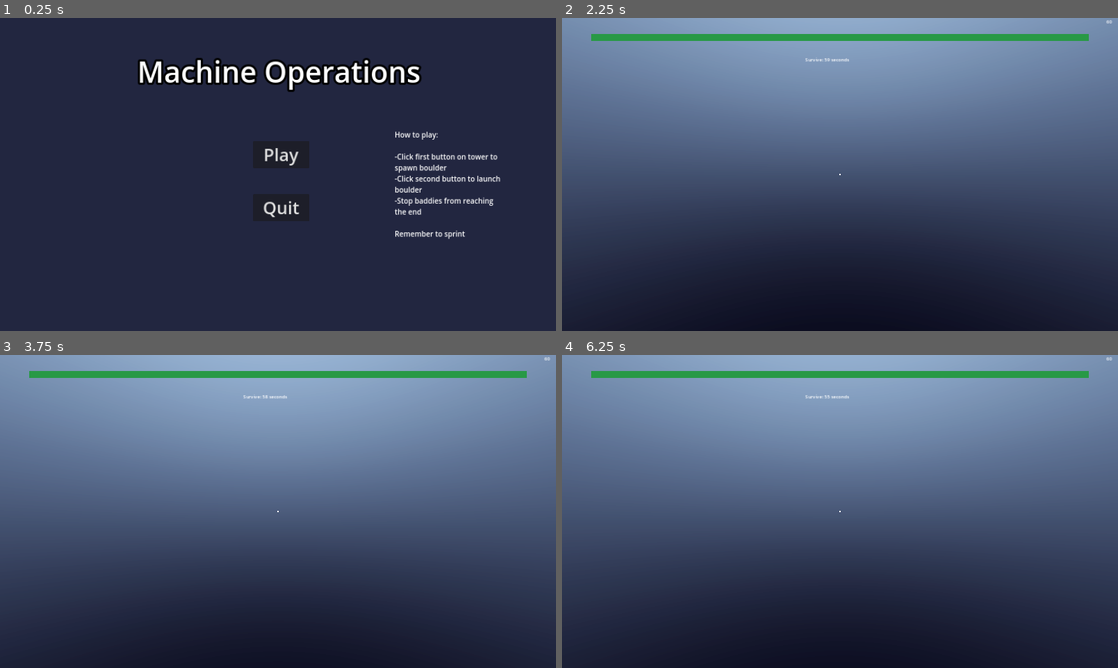
Above: before the commit, frames 1-4 (two rows, left to right).
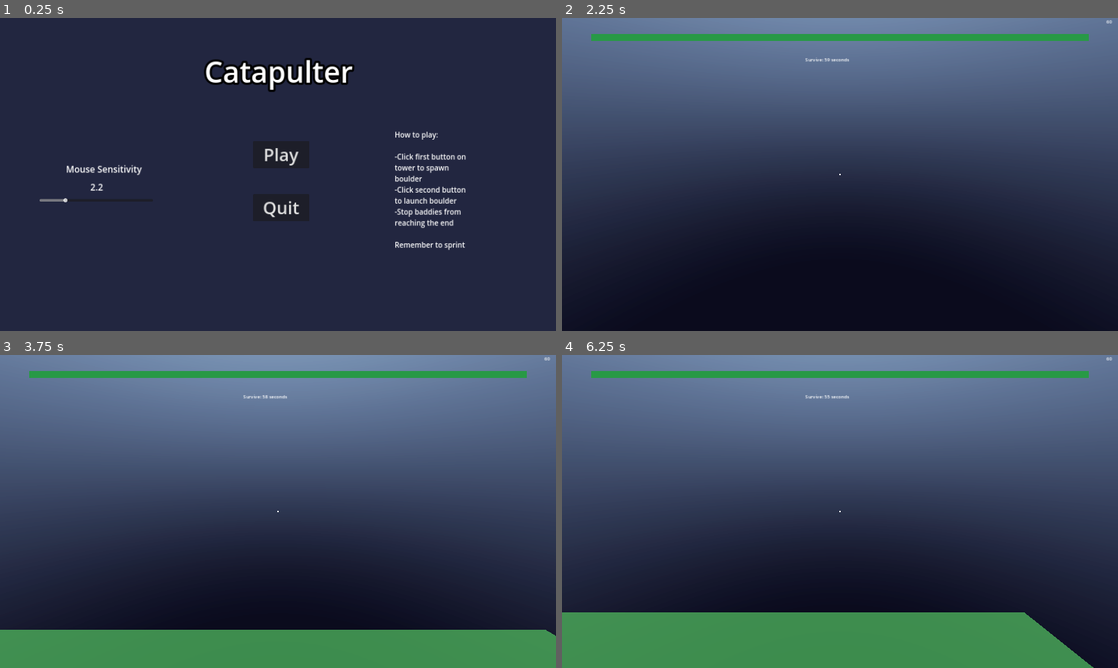
Above: after the commit, the same moments.

Repository: K1aymore/2023-Spring-Jam-BeepBoop
Game: Godot game, scene res://game.tscn
Two runs of this game, one before a commit and one after it. Both use one fixed random seed, a clock stepped at 60 frames per second and the inputs below.
Inputs (mouse positions are in pixels of both pictures, inside the frame that each line leads up to):
- Up to frame 1 (0.25 s): no input
- Up to frame 2 (2.25 s): click "Play" at 0.5 s; click "0" at 1.25 s; tap Enter (ui_accept) at 2 s; move the mouse to (867, 174) at 2.02 s; hold W (forward) from 2.03 s (still down); hold Shift (sprint) from 2.03 s (still down)
- Up to frame 3 (3.75 s): keep holding W (forward); tap Enter (ui_accept) at 2.27, 2.75, 3.02, 3.5 s; move the mouse to (250, 511) at 2.77 s; release Shift (sprint) at 2.78 s; tap Shift (sprint) at 2.85 s; move the mouse to (289, 505) at 3.52 s; hold Shift (sprint) from 3.53 s (still down)
- Up to frame 4 (6.25 s): keep holding W (forward); tap Enter (ui_accept) at 4.25, 4.52, 5.27, 5.75, 6.02 s; move the mouse to (834, 517) at 4.27 s; release Shift (sprint) at 4.28 s; tap Shift (sprint) at 4.35, 5.85 s; move the mouse to (878, 514) at 5.02 s; hold Shift (sprint) 5.03-5.78 s; move the mouse to (795, 508) at 5.77 s

The runs differ from the first frame. In frame 1, 4.5% of the frame differs, in the area x 7-90%, y 12-75%; in frame 2, 73%; in frame 3, 90%; in frame 4, 91%, in the area x 0-100%, y 0-100%.

Commit message:
actually done

Diff:
--- a/Levels/level_2.tscn
+++ b/Levels/level_2.tscn
@@ -34,10 +34,7 @@
 transform = Transform3D(1, 0, 1.98418e-09, 0, 1, 0, -1.98418e-09, 0, 1, 0, 0, 0)
 
 [node name="Tower5" parent="." index="4" instance=ExtResource("2_qql1e")]
-transform = Transform3D(-4.37114e-08, 0, 1, 0, 1, 0, -1, 0, -4.37114e-08, 16.5422, 0, 37.2511)
-
-[node name="Buttons" parent="Tower5" index="3"]
-transform = Transform3D(1, 0, 1.98418e-09, 0, 1, 0, -1.98418e-09, 0, 1, 0, 0, 0)
+transform = Transform3D(-4.37114e-08, 0, 1, 0, 1, 0, -1, 0, -4.37114e-08, 13.4958, 0, 37.4823)
 
 [node name="Tower6" parent="." index="5" instance=ExtResource("2_qql1e")]
 transform = Transform3D(-1, 0, -8.74228e-08, 0, 1, 0, 8.74228e-08, 0, -1, -4.34062, 0, 22.3817)
@@ -47,7 +44,7 @@
 
 [node name="GridMap" parent="." index="6" instance=ExtResource("3_ha2uc")]
 data = {
-"cells": PackedInt32Array(65535, 0, 1310720, 0, 0, 1310720,  …(760 unchanged characters)…  1310720, 3, 7, 1310721, 2, 7, 1310721, 5, 12, 1310721, 5, 11, 1310721, 0, 12, 1310720, 65535, 12, 1310720, 65534, 12, 1310720, 65534, 7, 1310721, 65535, 7, 1310721)
+"cells": PackedInt32Array(65535, 0, 1310720, 0, 0, 1310720,  …(760 unchanged characters)…  1310720, 3, 7, 1310721, 2, 7, 1310721, 0, 12, 1310720, 65535, 12, 1310720, 65534, 12, 1310720, 65534, 7, 1310721, 65535, 7, 1310721, 4, 12, 1, 4, 11, 1)
 }
 
 [node name="Path3D" type="Path3D" parent="." index="7"]
--- /dev/null
+++ b/Levels/level_5.tscn
@@ -0,0 +1,66 @@
+[gd_scene load_steps=6 format=3 uid="uid://71brgk7ldtdl"]
+
+[ext_resource type="PackedScene" uid="uid://nqkotre1qi2" path="res://Levels/level.tscn" id="1_2fj6x"]
+[ext_resource type="PackedScene" uid="uid://dwo7nhk0lv6lk" path="res://Towers/tower.tscn" id="2_bjbi5"]
+[ext_resource type="PackedScene" uid="uid://bdqulqtbnnps1" path="res://grid_placer.tscn" id="3_jrah2"]
+
+[sub_resource type="Curve3D" id="Curve3D_5jjre"]
+_data = {
+"points": PackedVector3Array(0, 0, 0, 0, 0, 0, 1.41715, 0, 37.7412, 0, 0, 0, 0, 0, 0, 7.30765, 0, 37.841, 0, 0, 0, 0, 0, 0, 7.60716, 0, 43.6317, 0, 0, 0, 0, 0, 0, 16.1933, 0, 43.432, 0, 0, 0, 0, 0, 0, 16.393, 0, 22.5657, 0, 0, 0, 0, 0, 0, 7.40748, 0, 22.7654, 0, 0, 0, 0, 0, 0, 7.40748, 0, 31.2517, 0, 0, 0, 0, 0, 0, 1.51699, 0, 31.3515, 0, 0, 0, 0, 0, 0, 1.21747, 0, 22.4658, 0, 0, 0, 0, 0, 0, -7.36867, 0, 22.1663, 0, 0, 0, 0, 0, 0, -7.76803, 0, 10.7847, 0, 0, 0, 0, 0, 0, 1.51699, 0, 10.1857, 0, 0, 0, 0, 0, 0, 1.71667, 0, -1.39565),
+"tilts": PackedFloat32Array(0, 0, 0, 0, 0, 0, 0, 0, 0, 0, 0, 0, 0)
+}
+point_count = 13
+
+[sub_resource type="BoxShape3D" id="BoxShape3D_jbamk"]
+size = Vector3(6.25718, 11.3764, 5.75403)
+
+[node name="level_5" node_paths=PackedStringArray("enemySpawn", "path") instance=ExtResource("1_2fj6x")]
+enemySpawn = NodePath("EnemySpawn")
+path = NodePath("Path3D")
+
+[node name="EnemySpawn" type="Node3D" parent="." index="0"]
+transform = Transform3D(1, 0, 0, 0, 1, 0, 0, 0, 1, 1.59159, 1, 43.401)
+
+[node name="Tower" parent="." index="1" instance=ExtResource("2_bjbi5")]
+transform = Transform3D(-1, 0, 8.74228e-08, 0, 1, 0, -8.74228e-08, 0, -1, 16.6311, 0, 16.435)
+
+[node name="Tower4" parent="." index="2" instance=ExtResource("2_bjbi5")]
+transform = Transform3D(1.31134e-07, 0, 1, 0, 1, 0, -1, 0, 1.31134e-07, 22.5216, 0, 43.5911)
+
+[node name="Tower3" parent="." index="3" instance=ExtResource("2_bjbi5")]
+transform = Transform3D(-1, 0, 8.74228e-08, 0, 1, 0, -8.74228e-08, 0, -1, 1.45556, 0, 16.435)
+
+[node name="Tower2" parent="." index="4" instance=ExtResource("2_bjbi5")]
+transform = Transform3D(-4.37112e-08, 0, 1, 0, 1, 0, -1, 0, -4.37112e-08, 7.43012, 0, 10.4678)
+
+[node name="Tower6" parent="." index="5" instance=ExtResource("2_bjbi5")]
+transform = Transform3D(1.31134e-07, 0, -1, 0, 1, 0, 1, 0, 1.31134e-07, -13.6326, 0, 22.2846)
+
+[node name="Buttons" parent="Tower6" index="3"]
+transform = Transform3D(-1, 0, -8.74228e-08, 0, 1, 0, 8.74228e-08, 0, -1, 0, 0, 0)
+
+[node name="Tower7" parent="." index="6" instance=ExtResource("2_bjbi5")]
+transform = Transform3D(-1, 0, -2.62269e-07, 0, 1, 0, 2.62269e-07, 0, -1, 1.65242, 0, -10.6622)
+
+[node name="Buttons" parent="Tower7" index="3"]
+transform = Transform3D(-1, 0, -8.74228e-08, 0, 1, 0, 8.74228e-08, 0, -1, 0, 0, 0)
+
+[node name="GridMap" parent="." index="7" instance=ExtResource("3_jrah2")]
+data = {
+"cells": PackedInt32Array(65535, 0, 0, 0, 0, 0, 1, 0, 0, 1, 65535, 0, 0, 65535, 0, 65535, 65535, 0, 65535, 65534, 0, 0, 65534, 0, 1, 65534, 0, 0, 1, 0, 0, 2, 0, 0, 3, 0, 65535, 3, 0, 65534, 3, 0, 65533, 3, 0, 65533, 4, 0, 65533, 5, 0, 65533, 6, 0, 65533, 7, 0, 65534, 7, 0, 65535, 7, 0, 0, 7, 0, 0, 8, 0, 0, 9, 0, 0, 10, 0, 1, 10, 0, 2, 10, 0, 2, 9, 0, 2, 8, 0, 2, 7, 0, 3, 7, 0, 4, 7, 0, 5, 7, 0, 5, 8, 0, 5, 9, 0, 5, 10, 0, 5, 11, 0, 5, 12, 0, 5, 13, 0, 5, 14, 0, 4, 14, 0, 3, 14, 0, 2, 14, 0, 2, 13, 0, 2, 12, 0, 1, 12, 0, 0, 12, 0, 0, 13, 0, 0, 14, 0, 4, 5, 1, 5, 5, 1, 65535, 5, 1, 0, 5, 1, 0, 65532, 1, 1, 65532, 1, 2, 2, 1, 2, 3, 1, 65531, 6, 1, 65531, 7, 1, 7, 13, 1, 7, 14, 1)
+}
+
+[node name="Path3D" type="Path3D" parent="." index="8"]
+curve = SubResource("Curve3D_5jjre")
+
+[node name="End" type="Area3D" parent="." index="9"]
+transform = Transform3D(1, 0, 0, 0, 1, 0, 0, 0, 1, 0.972034, 0, -0.972036)
+
+[node name="CollisionShape3D" type="CollisionShape3D" parent="End" index="0"]
+transform = Transform3D(1, 0, 0, 0, 1, 0, 0, 0, 1, 0.891033, 0, -0.162005)
+shape = SubResource("BoxShape3D_jbamk")
+
+[connection signal="body_entered" from="End" to="." method="_on_end_body_entered"]
+
+[editable path="Tower6"]
+[editable path="Tower7"]
--- a/Towers/tower.tscn
+++ b/Towers/tower.tscn
@@ -24,7 +24,7 @@
 tracks/0/loop_wrap = true
 tracks/0/keys = {
 "handle_modes": PackedInt32Array(0, 0, 0, 0, 0),
-"points": PackedFloat32Array(0, -0.25, 0, 0.25, 0, -2.8, -0.25, 0, 0.25, 0, -2.8, -0.25, 0, 0.25, 0, 0, -0.25, 0, 0.25, 0, 0, -0.25, 0, 0.25, 0),
+"points": PackedFloat32Array(0, -0.25, 0, 0.25, 0, -2.7, -0.25, 0, 0.25, 0, -2.7, -0.25, 0, 0.25, 0, 0, -0.25, 0, 0.25, 0, 0, -0.25, 0, 0.25, 0),
 "times": PackedFloat32Array(0, 1, 1.5, 4, 4.0001)
 }
 tracks/1/type = "method"
--- a/enemy.tscn
+++ b/enemy.tscn
@@ -45,6 +45,7 @@
 [sub_resource type="StandardMaterial3D" id="StandardMaterial3D_qp1hh"]
 albedo_color = Color(0.819608, 0.14902, 0.14902, 1)
 albedo_texture = ExtResource("2_yeg6x")
+emission_texture = ExtResource("2_yeg6x")
 grow_amount = -0.79
 
 [sub_resource type="SphereMesh" id="SphereMesh_w7vqk"]
--- a/game.gd
+++ b/game.gd
@@ -8,6 +8,7 @@
 	preload("res://Levels/level_2.tscn"),
 	preload("res://Levels/level_3.tscn"),
 	preload("res://Levels/level_4.tscn"),
+	preload("res://Levels/level_5.tscn"),
 ]
 var level: Level
 var curLevel := 0
@@ -113,3 +114,10 @@
 
 func _on_death_timer_timeout():
 	loadMenu()
+
+
+
+
+func _on_sens_value_changed(value):
+	$Player.mouse_sens_factor = value
+	$Menu/SensNum.text = str(value)
--- a/game.tscn
+++ b/game.tscn
@@ -148,7 +148,6 @@
 [node name="Menu" type="CanvasLayer" parent="."]
 process_mode = 3
 layer = 50
-visible = false
 
 [node name="ColorRect" type="ColorRect" parent="Menu"]
 anchors_preset = 15
@@ -170,7 +169,7 @@
 theme_override_colors/font_outline_color = Color(0, 0, 0, 1)
 theme_override_constants/outline_size = 29
 theme_override_font_sizes/font_size = 100
-text = "Machine Operations"
+text = "Catapulter"
 horizontal_alignment = 1
 vertical_alignment = 1
 
@@ -201,6 +200,53 @@
 text = "Quit
 "
 
+[node name="Guide" type="Label" parent="Menu"]
+offset_left = 1363.0
+offset_top = 385.0
+offset_right = 1627.0
+offset_bottom = 803.0
+grow_horizontal = 0
+grow_vertical = 2
+theme_override_font_sizes/font_size = 25
+text = "How to play:
+
+-Click first button on tower to spawn boulder
+-Click second button to launch boulder
+-Stop baddies from reaching the end
+
+Remember to sprint
+"
+autowrap_mode = 3
+
+[node name="Label2" type="Label" parent="Menu"]
+offset_left = 227.0
+offset_top = 500.0
+offset_right = 491.0
+offset_bottom = 547.0
+grow_vertical = 2
+theme_override_font_sizes/font_size = 31
+text = "Mouse Sensitivity"
+horizontal_alignment = 1
+
+[node name="SensNum" type="Label" parent="Menu"]
+offset_left = 144.0
+offset_top = 561.0
+offset_right = 525.0
+offset_bottom = 608.0
+theme_override_font_sizes/font_size = 31
+text = "2.2"
+horizontal_alignment = 1
+vertical_alignment = 1
+
+[node name="sens" type="HSlider" parent="Menu"]
+offset_left = 136.0
+offset_top = 621.0
+offset_right = 529.0
+offset_bottom = 637.0
+max_value = 10.0
+step = 0.1
+value = 2.2
+
 [node name="LevelSelect" type="Control" parent="Menu"]
 visible = false
 layout_mode = 3
@@ -232,7 +278,9 @@
 offset_bottom = 20.0
 grow_horizontal = 2
 grow_vertical = 2
-columns = 6
+theme_override_constants/h_separation = 40
+theme_override_constants/v_separation = 40
+columns = 3
 
 [node name="Label" type="Label" parent="Menu/LevelSelect"]
 layout_mode = 1
@@ -248,29 +296,6 @@
 horizontal_alignment = 1
 vertical_alignment = 1
 
-[node name="Label" type="Label" parent="Menu"]
-anchors_preset = 6
-anchor_left = 1.0
-anchor_top = 0.5
-anchor_right = 1.0
-anchor_bottom = 0.5
-offset_left = -557.0
-offset_top = -155.0
-offset_right = -172.0
-offset_bottom = 281.0
-grow_horizontal = 0
-grow_vertical = 2
-theme_override_font_sizes/font_size = 25
-text = "How to play:
-
--Click first button on tower to spawn boulder
--Click second button to launch boulder
--Stop baddies from reaching the end
-
-Remember to sprint
-"
-autowrap_mode = 3
-
 [node name="DeathTimer" type="Timer" parent="."]
 process_mode = 3
 
@@ -279,5 +304,6 @@
 
 [connection signal="pressed" from="Menu/VBoxContainer/play" to="." method="_on_play_pressed"]
 [connection signal="pressed" from="Menu/VBoxContainer/quit" to="." method="_on_quit_pressed"]
+[connection signal="value_changed" from="Menu/sens" to="." method="_on_sens_value_changed"]
 [connection signal="timeout" from="DeathTimer" to="." method="_on_death_timer_timeout"]
 [connection signal="timeout" from="WinTimer" to="." method="_on_win_timer_timeout"]
--- a/number_button.tscn
+++ b/number_button.tscn
@@ -9,9 +9,10 @@
 bg_color = Color(0.172549, 0.588235, 0.176471, 1)
 
 [node name="NumberButton" type="Button"]
-custom_minimum_size = Vector2(50, 50)
+custom_minimum_size = Vector2(75, 75)
 offset_right = 8.0
 offset_bottom = 8.0
+theme_override_font_sizes/font_size = 30
 theme_override_styles/normal = SubResource("StyleBoxFlat_vi71o")
 theme_override_styles/hover = SubResource("StyleBoxFlat_54px6")
 script = ExtResource("1_ntcty")
Not shown, added: export_presets.cfg
Not shown: 1 places in game.tscn that only renumber resources
Binary file added: thumbnail.png
Not shown, added: thumbnail.png.import
Not shown, changed: .gitignore
